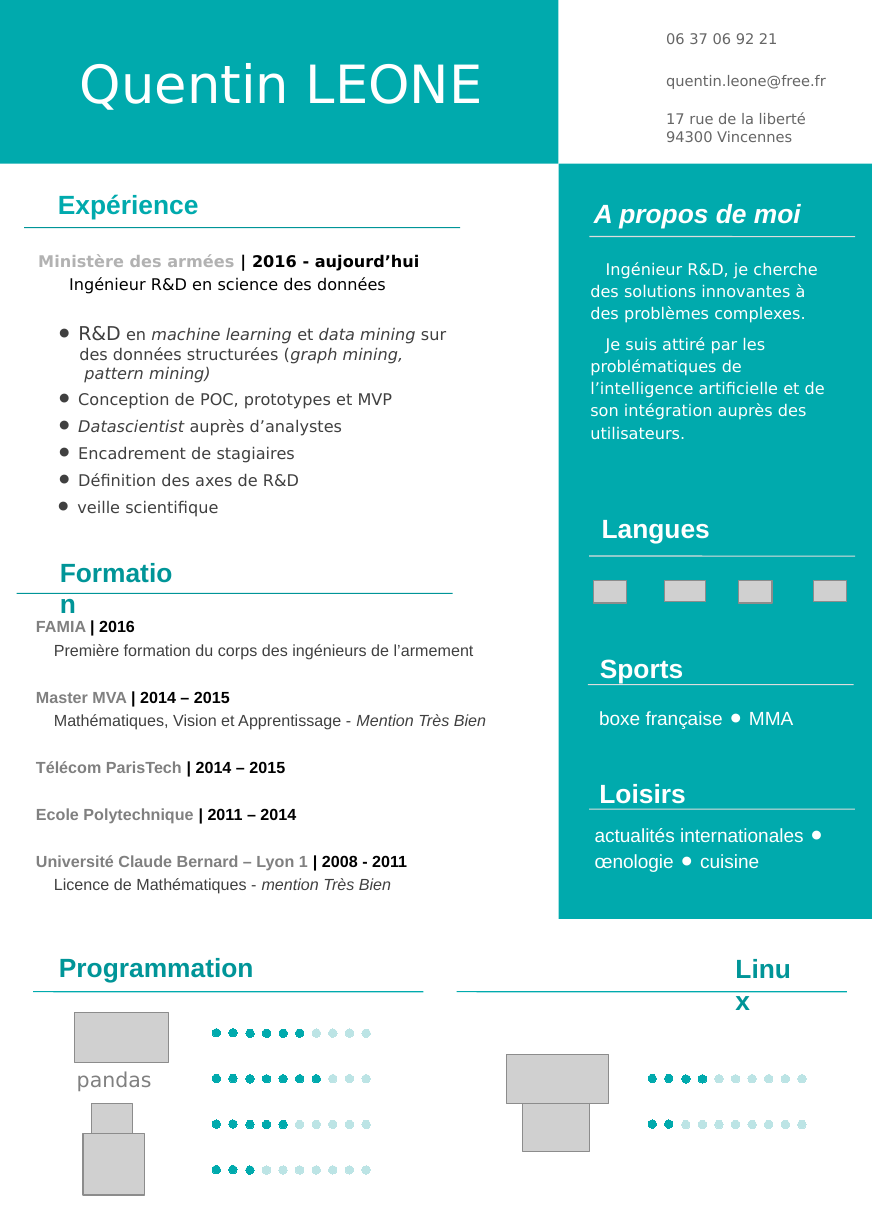
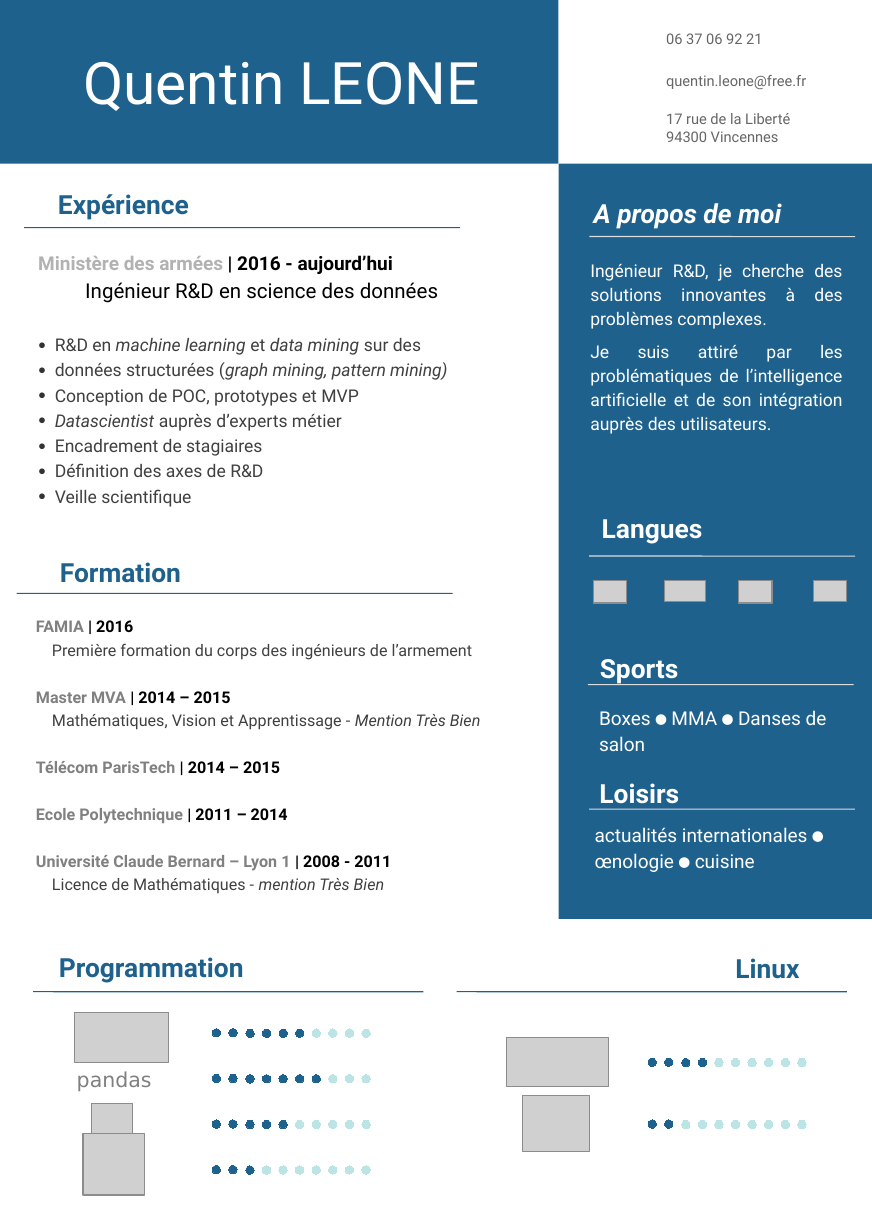
Before and after one commit to QuentinLEONE/cv, a slide deck: slide 1 of CV.odp. Drawn at 872x1232 pixels with LibreOffice and Linux fonts; fonts in the diff are those of the drawing; grey boxes stand for pictures; background and template pictures are left out. Boxes give left, top, right and bottom in pixels: in the first picture for what was removed or moved away, otherwise in the second. Text is boxed around its words. In the diff, an @@ line names an element or a change of style, - is before the commit and + after.

```diff
--- a/CV.odp
+++ b/CV.odp
@@ rectangle at (0, 0, 559, 163): fill #00AAAD to #1F618D @@
@@ text "06 37 06 92 21" at (666, 33, 762, 44): font DejaVu Sans to Roboto @@
@@ text "Quentin LEONE" at (83, 62, 479, 111): size 36 to 40 pt, font DejaVu Sans to Roboto @@
@@ text "quentin.leone@free.fr" at (666, 75, 806, 89): font DejaVu Sans to Roboto @@
@@ text at (666, 113, 790, 124): text changed; font DejaVu Sans to Roboto @@
-17 rue de la liberté
+17 rue de la Liberté
@@ text at (666, 131, 779, 142): font DejaVu Sans to Roboto in "94300 Vincennes" @@
@@ rectangle at (559, 163, 872, 919): fill #00AAAD to #1F618D @@
@@ text "Expérience" at (58, 194, 189, 220): font Arial to Roboto, text colour #00AAAD to #1F618D @@
@@ line (24, 228) - (460, 228): stroke #009598 0.74 pt to #1F618D 0.74 pt @@
@@ text at (38, 255, 438, 303): size 11 to 13 pt in "Ministère des armées | 2016 - aujourd’hui"; font DejaVu Sans to Roboto in "Ministère des armées | 2016 - aujourd’hui", "Ingénieur R&D en science des données"; size 11 to 14 pt in "Ingénieur R&D en science des données"; indent changed @@
@@ text "Ingénieur R&D, je cherche des ..." at (590, 264, 843, 434): size 11 to 12 pt, font DejaVu Sans to Roboto; alignment left to justified @@
@@ text at (55, 338, 447, 507): text changed; size 11 to 12 pt; font DejaVu Sans to Roboto @@
-⚫ R&D en machine learning et data mining sur des données structurées (graph mining, pattern mining)
-⚫ Conception de POC, prototypes et MVP
-⚫ Datascientist auprès d’analystes
-⚫ Encadrement de stagiaires
-⚫ Définition des axes de R&D
-⚫ veille scientifique
+● R&D en machine learning et data mining sur des
+● données structurées (graph mining, pattern mining)
+● Conception de POC, prototypes et MVP
+● Datascientist auprès d’experts métier
+● Encadrement de stagiaires
+● Définition des axes de R&D
+● Veille scientifique
@@ line (17, 594) - (452, 594): stroke #009598 0.74 pt to #1F618D 0.74 pt @@
@@ font Arial to Roboto in 5 elements at (36, 620, 480, 893), (602, 519, 703, 544), (594, 203, 781, 229), (599, 783, 679, 810), (600, 659, 679, 685) @@
@@ text at (599, 710, 827, 751): text changed; font Arial to Roboto @@
-boxe française ⚫ MMA
+Boxes ⚫ MMA ⚫ Danses de salon
@@ text "actualités internationales ⚫ œnologie ⚫ ..." at (595, 827, 808, 872): font Arial to Roboto; font DejaVu Sans to Roboto in "⚫ ⚫" @@
@@ font Arial to Roboto, text colour #009598 to #1F618D in 3 elements at (60, 562, 181, 583), (59, 957, 244, 983), (735, 958, 799, 979) @@
@@ line (33, 992) - (424, 992): stroke #00AAAD 0.74 pt to #1F618D 0.74 pt @@
@@ line (457, 992) - (847, 992): stroke #00AAAD 0.74 pt to #1F618D 0.74 pt @@
@@ 10 ellipses, 1 picture: place and size @@
-10 ellipses, 1 picture at (506, 1054, 807, 1104)
+10 ellipses, 1 picture at (506, 1038, 807, 1087)
@@ fill #00AAAD to #1F618D; outline #00AAAD 0 pt to #1F618D 0 pt in 27 elements at (212, 1166, 220, 1175), (229, 1166, 237, 1175), (246, 1166, 254, 1175), (212, 1121, 220, 1129), (229, 1121, 237, 1129), (279, 1121, 288, 1129), (263, 1121, 271, 1129), (246, 1121, 254, 1129), (212, 1074, 220, 1083), (229, 1074, 237, 1083), (312, 1076, 321, 1084), (295, 1076, 304, 1084), (279, 1076, 288, 1084), (263, 1076, 271, 1084), (246, 1076, 254, 1084), (212, 1029, 220, 1038), (229, 1029, 237, 1038), (295, 1029, 304, 1038), (279, 1029, 288, 1038), (263, 1029, 271, 1038), (246, 1029, 254, 1038), (648, 1121, 657, 1129), (664, 1121, 673, 1129), (648, 1059, 657, 1067), (664, 1059, 673, 1067), (698, 1059, 706, 1067), (682, 1059, 691, 1067) @@
```
Also in this commit, not shown: 1 other file.
